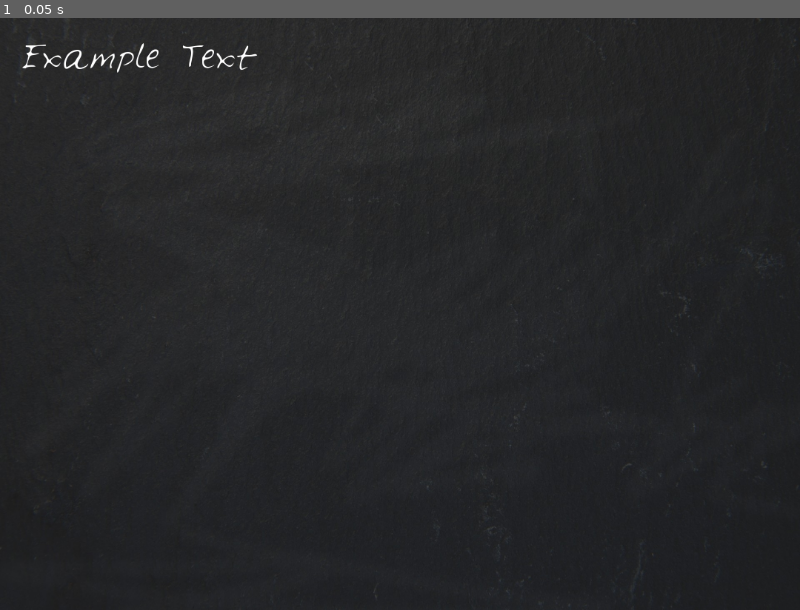
Above: before the commit, frame 1.
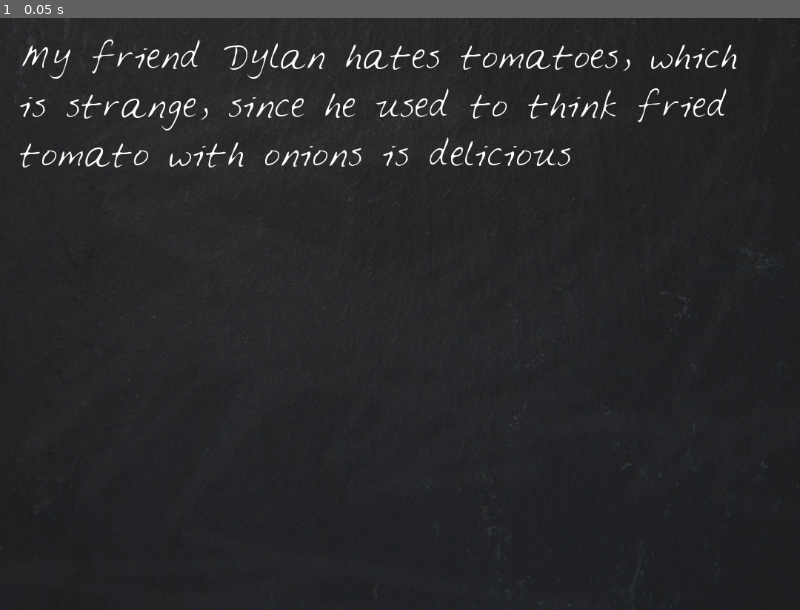
Above: after the commit, the same moment.

Repository: David-vz/Godot-Course
Game: Godot game, scene res://LooneyLips.tscn
Two runs of this game, one before a commit and one after it. Both use one fixed random seed, a clock stepped at 60 frames per second and the inputs below.
Inputs:
- Up to frame 1 (0.05 s): no input

The runs differ from the first frame. In frame 1, 2.4% of the frame differs, in the area x 2-93%, y 3-26%.

Commit message:
Dynamically change label text
Summary of things learned:
Create background texture
Import assets in to Godot
Change a node type
Resize game's display
Display text with Label
Change the properties of a child node

Diff:
--- a/3-looney-lips/LooneyLips.gd
+++ b/3-looney-lips/LooneyLips.gd
@@ -4,4 +4,4 @@
 	var prompts = ["Dylan", "hates", "tomatoes", "strange", "fried tomato with onions", "delicious"]
 	var story = "My friend %s %s %s, which is %s, since he used to think %s is %s"
 
-	print(story % prompts)
+	$DisplayText.text = story % prompts
--- a/3-looney-lips/LooneyLips.tscn
+++ b/3-looney-lips/LooneyLips.tscn
@@ -25,7 +25,7 @@
 "_edit_use_anchors_": false
 }
 
-[node name="Label" type="Label" parent="."]
+[node name="DisplayText" type="Label" parent="."]
 anchor_right = 1.0
 anchor_bottom = 1.0
 margin_left = 24.0
